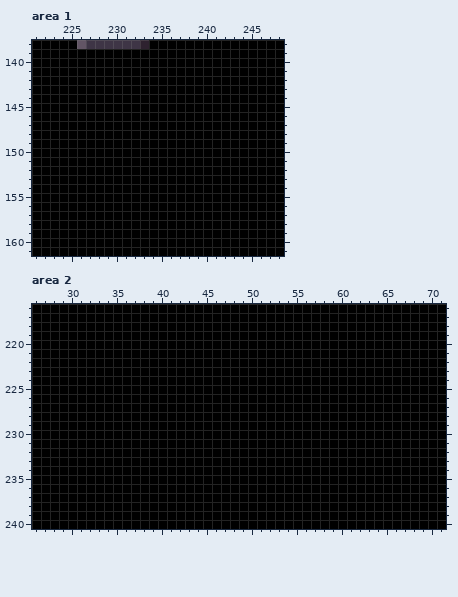
Two versions of one pixel-art file, assets/doodles.ase. The first picture shows the starting point.
589x574 pixels, 1 frame. Shown: area 1: x 221..248, y 138..161; area 2: x 26..71, y 216..240.
The same view after the edit:
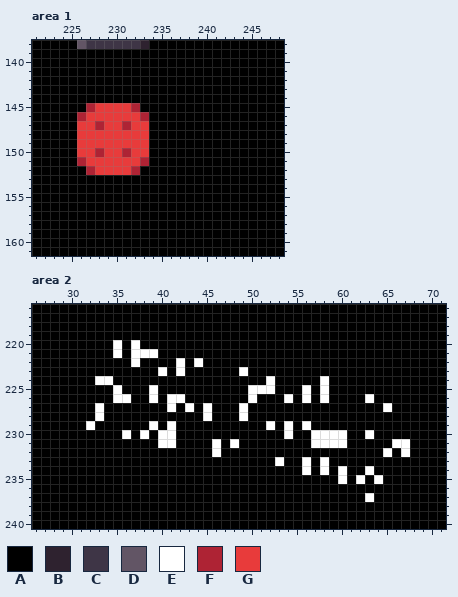
Palette (. is transparent): A #000000  B #2e222f  C #3e3546  D #625565  E #ffffff  F #ae2334  G #e83b3b
Changes in this commit:
Area 1, layer "Layer":
y 145: x 227..232 AAAAAA -> FGGGGF
y 146: x 226..233 AAAAAAAA -> FGGGGGGF
y 147: x 226..233 AAAAAAAA -> GGFGGFGG
y 148..149: x 226..233 AAAAAAAA -> GGGGGGGG
y 150: x 226..233 AAAAAAAA -> GGFGGFGG
y 151: x 226..233 AAAAAAAA -> FGGGGGGF
y 152: x 227..232 AAAAAA -> FGGGGF
Area 2, layer "Layer":
y 220: x 35 A -> E; x 37 A -> E
y 221: x 35 A -> E; x 37..39 AAA -> EEE
y 222: x 37 A -> E; x 42 A -> E; x 44 A -> E
y 223: x 40 A -> E; x 42 A -> E; x 49 A -> E
y 224: x 33..34 AA -> EE; x 52 A -> E; x 58 A -> E
y 225: x 35 A -> E; x 39 A -> E; x 50..52 AAA -> EEE; x 56 A -> E; x 58 A -> E
y 226: x 35..36 AA -> EE; x 39 A -> E; x 41..42 AA -> EE; x 50 A -> E; x 54 A -> E; x 56 A -> E; x 58 A -> E; x 63 A -> E
y 227: x 33 A -> E; x 41 A -> E; x 43 A -> E; x 45 A -> E; x 49 A -> E; x 65 A -> E
y 228: x 33 A -> E; x 45 A -> E; x 49 A -> E
y 229: x 32 A -> E; x 39 A -> E; x 41 A -> E; x 52 A -> E; x 54 A -> E; x 56 A -> E
y 230: x 36 A -> E; x 38 A -> E; x 40..41 AA -> EE; x 54 A -> E; x 57..60 AAAA -> EEEE; x 63 A -> E
y 231: x 40..41 AA -> EE; x 46 A -> E; x 48 A -> E; x 57..60 AAAA -> EEEE; x 66..67 AA -> EE
y 232: x 46 A -> E; x 65 A -> E; x 67 A -> E
y 233: x 53 A -> E; x 56 A -> E; x 58 A -> E
y 234: x 56 A -> E; x 58 A -> E; x 60 A -> E; x 63 A -> E
y 235: x 60 A -> E; x 62 A -> E; x 64 A -> E
y 237: x 63 A -> E
Changed places in both pictures, as pixel boxes (x1, y1, x2, y2):
changed: (77, 103, 149, 175)
changed: (86, 340, 410, 502)
